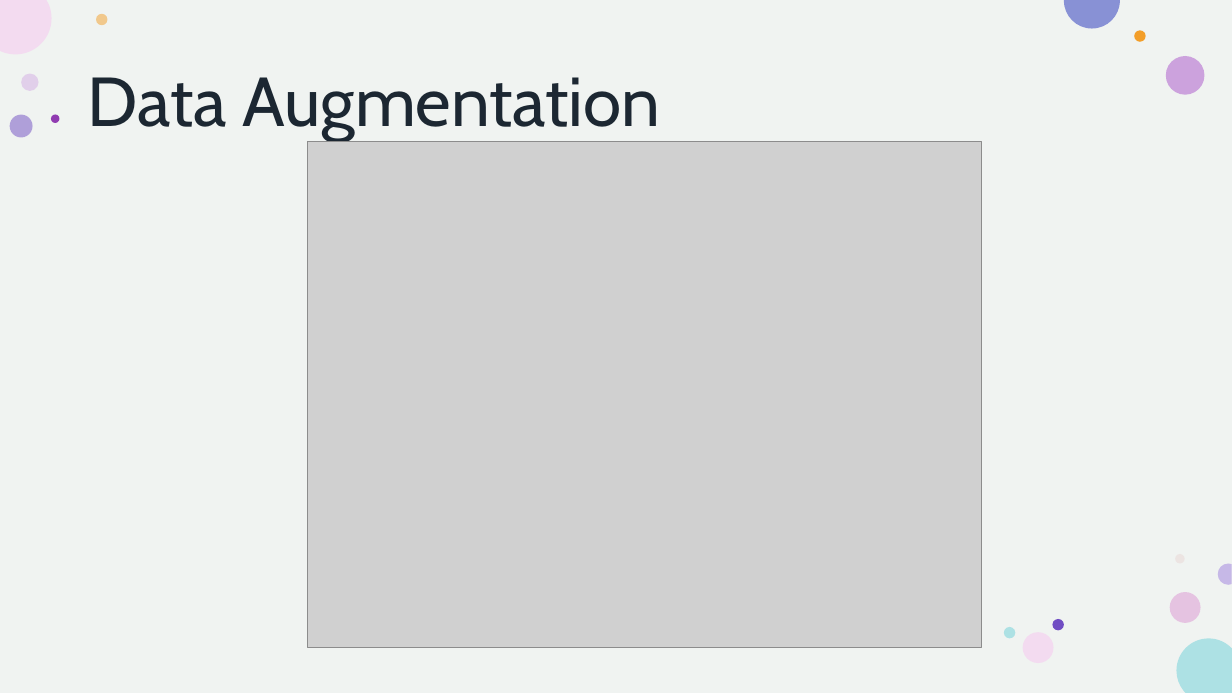
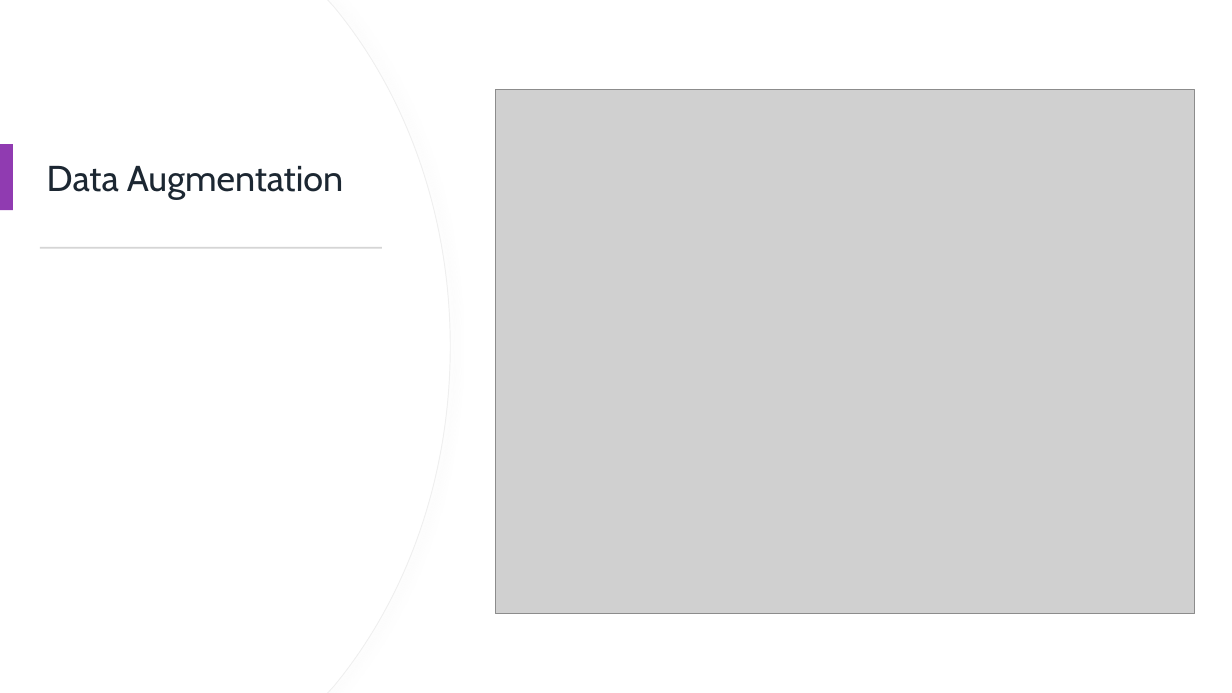
Before and after one commit to howie-zeng/Analyzing-Retail-Sentiment-and-Detecting-Trading-Signals, a slide deck: slide 6 of Presentation.pptx. Drawn at 1232x693 pixels with LibreOffice and Linux fonts; fonts in the diff are those of the drawing; grey boxes stand for pictures. Boxes give left, top, right and bottom in pixels: in the first picture for what was removed or moved away, otherwise in the second. Text is boxed around its words. In the diff, an @@ line names an element or a change of style, - is before the commit and + after.

```diff
--- a/Presentation.pptx
+++ b/Presentation.pptx
@@ rectangle removed at box(0, 0, 1232, 693) @@
@@ rectangle added at box(0, 0, 1232, 693), fill #FFFFFF @@
@@ freeform shape added at box(0, 0, 450, 693), fill #FFFFFF, outline #EFEFEF 0.75 pt @@
@@ freeform shape added at box(0, 0, 449, 693), fill #FFFFFF @@
@@ title "Data Augmentation": place and size @@
-title "Data Augmentation" at box(88, 77, 660, 141)
+title "Data Augmentation" at box(47, 166, 343, 200)
@@ title "Data Augmentation" at box(47, 166, 343, 200): size 54 to 28 pt @@
@@ group removed at box(9, 14, 1205, 663): 11 ellipses @@
@@ picture: place and size @@
-picture at box(308, 141, 982, 648)
+picture at box(495, 90, 1195, 615)
@@ rectangle added at box(0, 144, 13, 211), fill #903BB1 @@
@@ rectangle added at box(40, 247, 382, 249), fill #D5D5D5 @@
```
